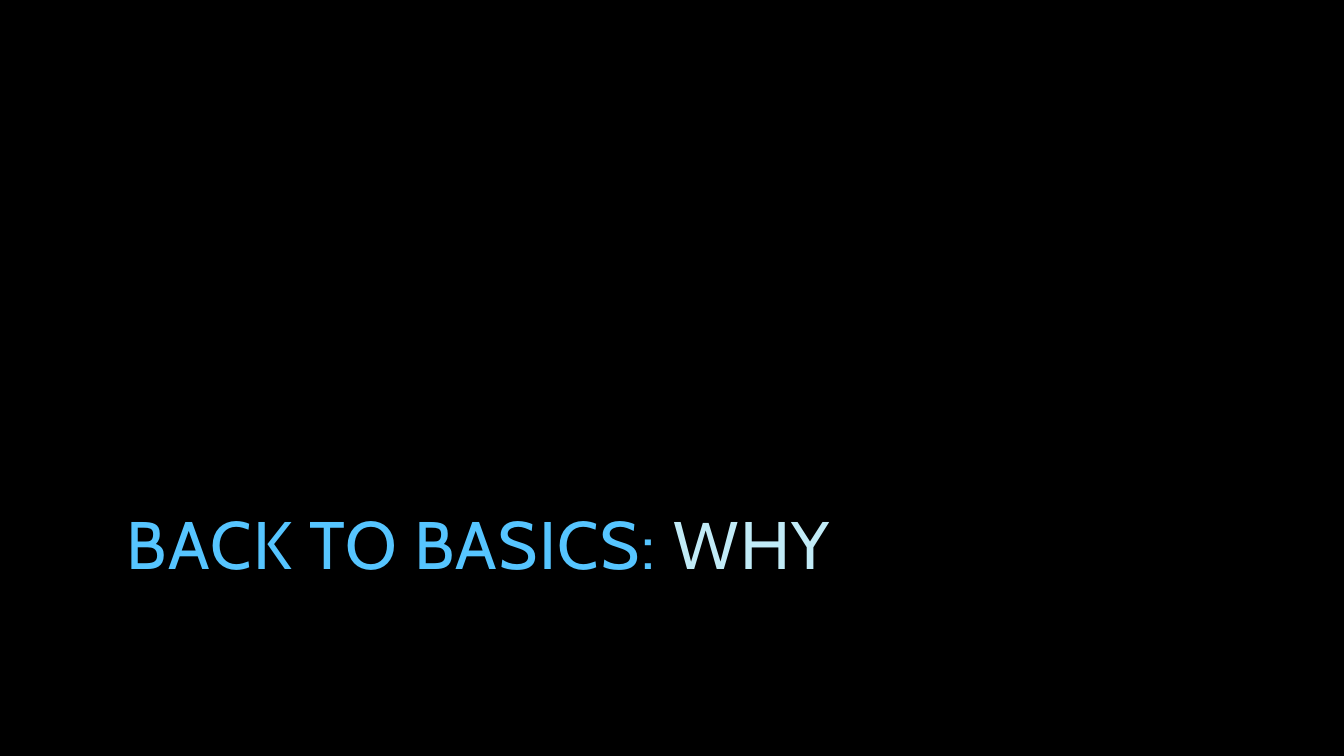
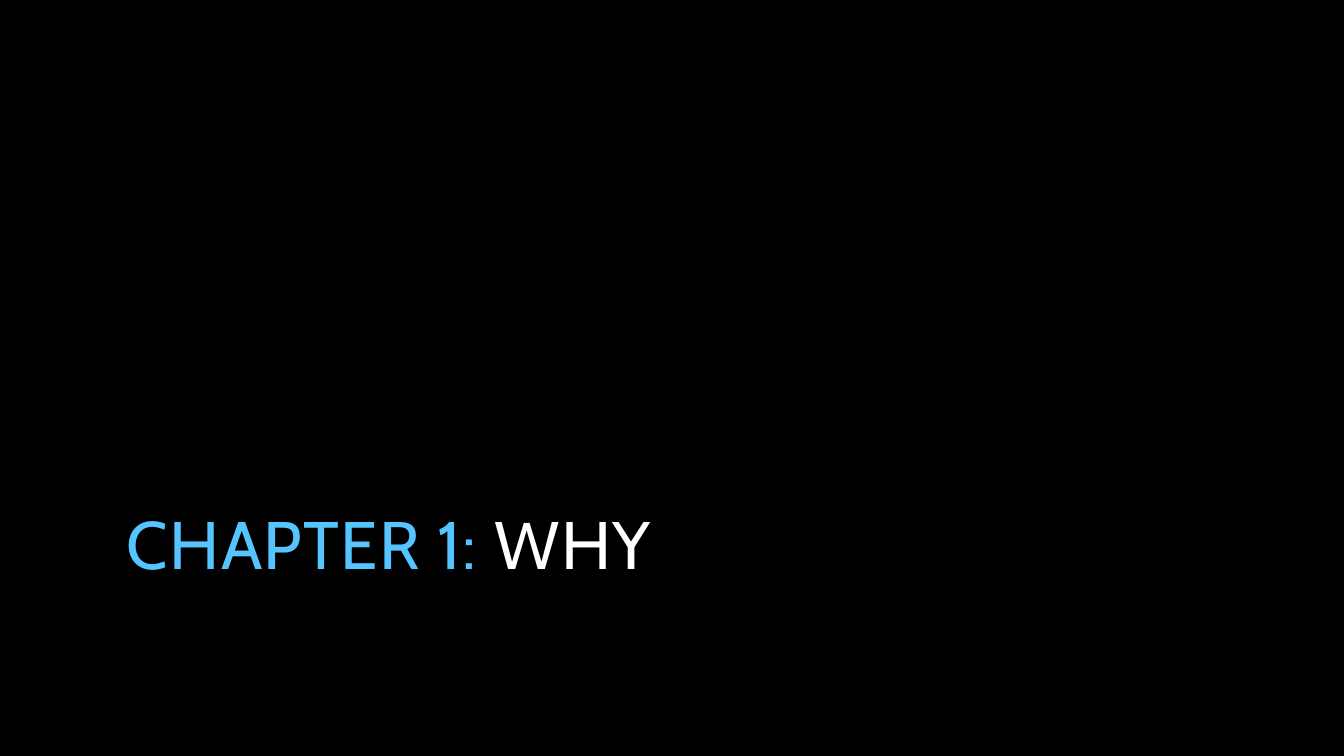
Before and after one commit to tpierrain/talk-AsyncAwait, a slide deck: slide 30 of AsyncAwait...ohWait.pptx. Drawn at 1344x756 pixels with LibreOffice and Linux fonts; fonts in the diff are those of the drawing; background and template pictures are left out. Boxes give left, top, right and bottom in pixels: in the first picture for what was removed or moved away, otherwise in the second. Text is boxed around its words. In the diff, an @@ line names an element or a change of style, - is before the commit and + after.

```diff
--- a/AsyncAwait...ohWait.pptx
+++ b/AsyncAwait...ohWait.pptx
@@ title at box(127, 521, 651, 570): text changed @@
-BACK TO BASICS: WHY
+CHAPTER 1: WHY
```
Also in this commit, not shown: 6 other slides changed, 11 slides added, 2 slides removed.
